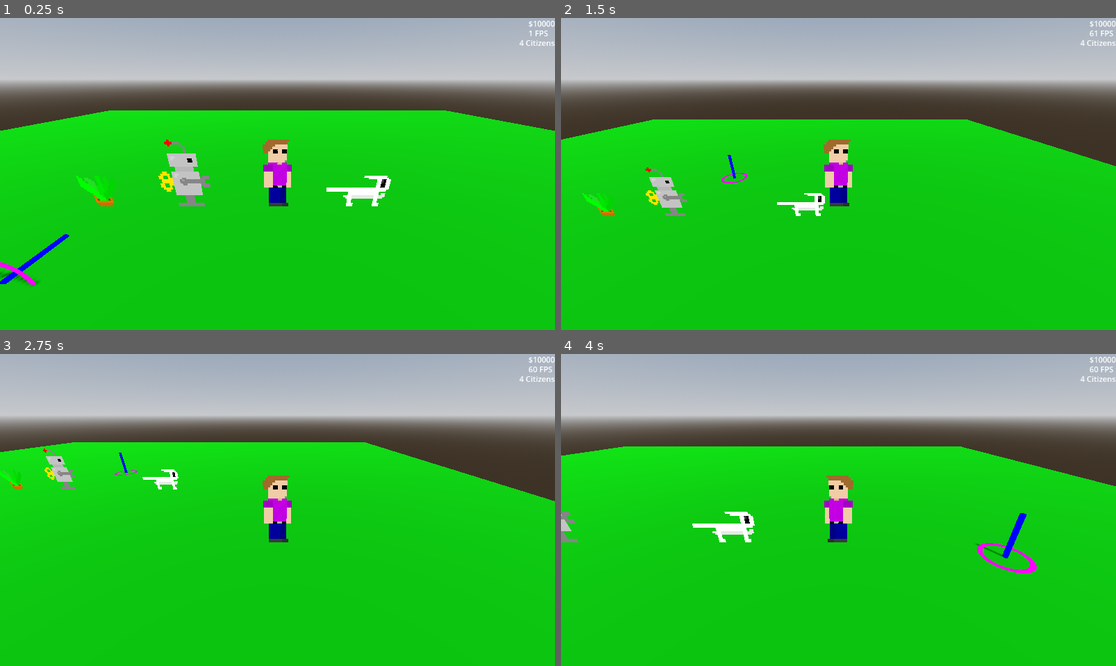
Above: before the commit, frames 1-4 (two rows, left to right).
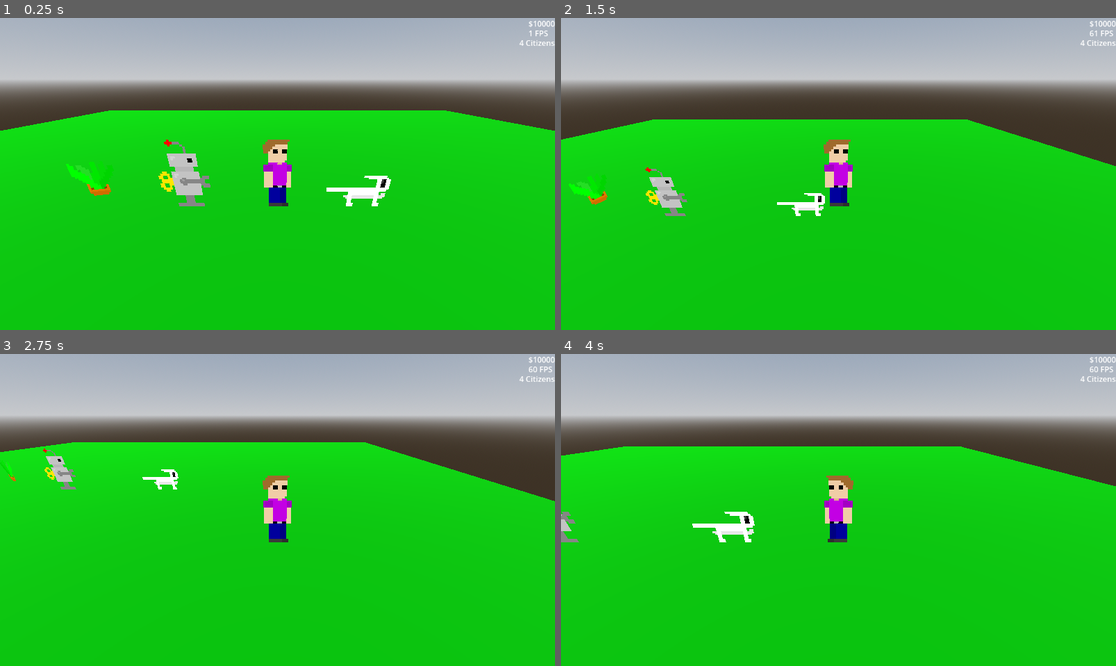
Above: after the commit, the same moments.

Repository: Jcodefox/ProjectCommonGround
Game: Godot game, scene res://scenes/world_3d.tscn
Same seed, same stepped clock (60 frames per second), same inputs: the game is played once before the commit and once after it.
Inputs (mouse positions are in pixels of both pictures, inside the frame that each line leads up to):
- Up to frame 1 (0.25 s): no input
- Up to frame 2 (1.5 s): move the mouse to (960, 158) at 0.52 s; hold D (right) 0.53-1.28 s; right-click (960, 158) at 0.6 s; click (960, 158) at 0.67 s; tap Space (jump) at 0.77 s; tap E (interact) at 0.8, 1.35 s; move the mouse to (727, 189) at 1.27 s; hold S (down) from 1.28 s (still down)
- Up to frame 3 (2.75 s): tap Space (jump) at 1.52 s; right-click (166, 525) at 1.55 s; move the mouse to (333, 441) at 2.02 s; release S (down) at 2.03 s; hold D (right) from 2.03 s (still down); right-click (333, 441) at 2.1 s; tap E (interact) at 2.3 s
- Up to frame 4 (4 s): move the mouse to (810, 572) at 2.77 s; release D (right) at 2.78 s; hold W (up) 2.78-3.53 s; tap E (interact) at 2.85, 3.8 s; click (810, 572) at 2.92 s; tap Space (jump) at 3.02, 3.77 s; right-click (810, 572) at 3.05 s; move the mouse to (1005, 556) at 3.52 s; hold A (left) from 3.53 s (still down); tap Mouse wheel down (scroll_down) at 3.6 s

The runs differ from the first frame. In frame 1, 0.7% of the frame differs, in the area x 0-21%, y 46-86%; in frame 2, 0.4%; in frame 3, 0.1%; in frame 4, 0.4%.

Commit message:
Add test resource and resource holding,

Diff:
--- /dev/null
+++ b/prefabs/building.tscn
@@ -0,0 +1,48 @@
+[gd_scene load_steps=6 format=3 uid="uid://bpas5rmacoeqg"]
+
+[ext_resource type="Script" path="res://scripts/building.gd" id="1_f3h87"]
+
+[sub_resource type="Gradient" id="Gradient_e0hen"]
+interpolation_mode = 1
+offsets = PackedFloat32Array(0, 0.911111)
+colors = PackedColorArray(0, 0, 0, 1, 1, 0, 0, 1)
+
+[sub_resource type="GradientTexture2D" id="GradientTexture2D_7cvx5"]
+gradient = SubResource("Gradient_e0hen")
+width = 256
+height = 256
+fill = 2
+fill_from = Vector2(0.5, 0.5)
+fill_to = Vector2(0, 0)
+repeat = 2
+
+[sub_resource type="StandardMaterial3D" id="StandardMaterial3D_alqwv"]
+albedo_texture = SubResource("GradientTexture2D_7cvx5")
+metallic_specular = 0.0
+emission_enabled = true
+emission_texture = SubResource("GradientTexture2D_7cvx5")
+uv1_triplanar = true
+texture_filter = 2
+
+[sub_resource type="BoxShape3D" id="BoxShape3D_q3bje"]
+size = Vector3(5, 0.01, 5)
+
+[node name="Building" type="CSGCombiner3D" groups=["building"]]
+material_override = SubResource("StandardMaterial3D_alqwv")
+collision_layer = 11
+collision_mask = 11
+script = ExtResource("1_f3h87")
+
+[node name="CSGBox3D" type="CSGBox3D" parent="."]
+
+[node name="CSGBox3D2" type="CSGBox3D" parent="."]
+operation = 2
+size = Vector3(0.9, 0.9, 0.9)
+
+[node name="PlacementArea" type="Area3D" parent="."]
+collision_layer = 4
+collision_mask = 4
+
+[node name="CollisionShape3D" type="CollisionShape3D" parent="PlacementArea"]
+transform = Transform3D(1, 0, 0, 0, 1, 0, 0, 0, 1, 0, 0.01, 0)
+shape = SubResource("BoxShape3D_q3bje")
--- /dev/null
+++ b/prefabs/cursor.tscn
@@ -0,0 +1,31 @@
+[gd_scene load_steps=5 format=3 uid="uid://bhba8emj4hbai"]
+
+[sub_resource type="StandardMaterial3D" id="StandardMaterial3D_1qqyy"]
+shading_mode = 0
+albedo_color = Color(1, 0, 1, 1)
+
+[sub_resource type="TorusMesh" id="TorusMesh_a23sj"]
+inner_radius = 0.4
+outer_radius = 0.5
+
+[sub_resource type="StandardMaterial3D" id="StandardMaterial3D_kiqob"]
+shading_mode = 0
+albedo_color = Color(0, 0, 1, 1)
+
+[sub_resource type="CylinderMesh" id="CylinderMesh_ddf7y"]
+top_radius = 0.05
+bottom_radius = 0.05
+height = 1.0
+
+[node name="Cursor" type="Node3D"]
+transform = Transform3D(1, 0, 0, 0, 1, 0, 0, 0, 1, -4, 0, 2)
+
+[node name="MeshInstance3D" type="MeshInstance3D" parent="."]
+transform = Transform3D(1, 0, 0, 0, 1.31134e-08, 1, 0, -0.1, 1.31134e-07, 0, 0, 0)
+material_override = SubResource("StandardMaterial3D_1qqyy")
+mesh = SubResource("TorusMesh_a23sj")
+
+[node name="MeshInstance3D2" type="MeshInstance3D" parent="."]
+transform = Transform3D(1, 0, 0, 0, 1.31134e-07, 1, 0, -1, 1.31134e-07, 0, 0, -0.5)
+material_override = SubResource("StandardMaterial3D_kiqob")
+mesh = SubResource("CylinderMesh_ddf7y")
--- /dev/null
+++ b/prefabs/player.tscn
@@ -0,0 +1,54 @@
+[gd_scene load_steps=7 format=3 uid="uid://dudyb8hofm2c2"]
+
+[ext_resource type="Script" path="res://scripts/player_3d.gd" id="1_e1gcc"]
+[ext_resource type="Texture2D" uid="uid://b5pf1viibjqmx" path="res://sprites/citizens.png" id="2_qvo8u"]
+
+[sub_resource type="CapsuleShape3D" id="CapsuleShape3D_m0r6p"]
+radius = 0.3
+height = 1.6
+
+[sub_resource type="Gradient" id="Gradient_af7ti"]
+interpolation_mode = 1
+colors = PackedColorArray(0, 0, 0, 1, 0, 0, 0, 0)
+
+[sub_resource type="GradientTexture2D" id="GradientTexture2D_5585g"]
+gradient = SubResource("Gradient_af7ti")
+fill = 1
+fill_from = Vector2(0.5, 0.5)
+fill_to = Vector2(0.730769, 0.217949)
+
+[sub_resource type="BoxShape3D" id="BoxShape3D_kwuec"]
+size = Vector3(1, 1.6, 1)
+
+[node name="Player" type="CharacterBody3D"]
+transform = Transform3D(1, 0, 0, 0, 1, 0, 0, 0, 1, 0, 0.801646, 0)
+script = ExtResource("1_e1gcc")
+
+[node name="CollisionShape3D" type="CollisionShape3D" parent="."]
+shape = SubResource("CapsuleShape3D_m0r6p")
+
+[node name="Sprite3D" type="Sprite3D" parent="."]
+pixel_size = 0.05
+billboard = 2
+texture_filter = 0
+texture = ExtResource("2_qvo8u")
+region_enabled = true
+region_rect = Rect2(0, 0, 32, 32)
+
+[node name="Camera3D" type="Camera3D" parent="."]
+transform = Transform3D(1, 0, 0, 0, 0.906308, 0.422618, 0, -0.422618, 0.906308, 0, 1.9, 4)
+
+[node name="Decal" type="Decal" parent="."]
+transform = Transform3D(1, 0, 0, 0, 1, 0, 0, 0, 1, 0, -1.79, 0)
+size = Vector3(1, 2, 1)
+texture_albedo = SubResource("GradientTexture2D_5585g")
+upper_fade = 0.01
+cull_mask = 2
+
+[node name="FloorLocator" type="RayCast3D" parent="."]
+target_position = Vector3(0, -20, 0)
+
+[node name="ItemCollector" type="Area3D" parent="."]
+
+[node name="CollisionShape3D" type="CollisionShape3D" parent="ItemCollector"]
+shape = SubResource("BoxShape3D_kwuec")
--- a/scenes/world_3d.tscn
+++ b/scenes/world_3d.tscn
@@ -1,9 +1,9 @@
-[gd_scene load_steps=22 format=3 uid="uid://dfnfokxxf00en"]
-
-[ext_resource type="Script" path="res://scripts/player_3d.gd" id="1_5d7m1"]
+[gd_scene load_steps=14 format=3 uid="uid://dfnfokxxf00en"]
+
+[ext_resource type="PackedScene" uid="uid://dudyb8hofm2c2" path="res://prefabs/player.tscn" id="1_egv2e"]
 [ext_resource type="Texture2D" uid="uid://b5pf1viibjqmx" path="res://sprites/citizens.png" id="1_nyyci"]
 [ext_resource type="Texture2D" uid="uid://oo2phbyljlvu" path="res://sprites/potted_plant.png" id="3_3g480"]
-[ext_resource type="Script" path="res://scripts/building.gd" id="4_qvm6t"]
+[ext_resource type="Script" path="res://scripts/floating.gd" id="3_ce36q"]
 
 [sub_resource type="ProceduralSkyMaterial" id="ProceduralSkyMaterial_p4etx"]
 sky_horizon_color = Color(0.64625, 0.65575, 0.67075, 1)
@@ -23,9 +23,7 @@
 albedo_color = Color(0, 0.384314, 0, 1)
 metallic_specular = 0.25
 
-[sub_resource type="CapsuleShape3D" id="CapsuleShape3D_m0r6p"]
-radius = 0.3
-height = 1.6
+[sub_resource type="SphereShape3D" id="SphereShape3D_3hi80"]
 
 [sub_resource type="Gradient" id="Gradient_af7ti"]
 interpolation_mode = 1
@@ -37,53 +35,13 @@
 fill_from = Vector2(0.5, 0.5)
 fill_to = Vector2(0.730769, 0.217949)
 
-[sub_resource type="SphereShape3D" id="SphereShape3D_3hi80"]
+[sub_resource type="CapsuleShape3D" id="CapsuleShape3D_m0r6p"]
+radius = 0.3
+height = 1.6
 
 [sub_resource type="CapsuleShape3D" id="CapsuleShape3D_ippaq"]
 radius = 0.2
 height = 0.8
-
-[sub_resource type="StandardMaterial3D" id="StandardMaterial3D_1qqyy"]
-shading_mode = 0
-albedo_color = Color(1, 0, 1, 1)
-
-[sub_resource type="TorusMesh" id="TorusMesh_a23sj"]
-inner_radius = 0.4
-outer_radius = 0.5
-
-[sub_resource type="StandardMaterial3D" id="StandardMaterial3D_kiqob"]
-shading_mode = 0
-albedo_color = Color(0, 0, 1, 1)
-
-[sub_resource type="CylinderMesh" id="CylinderMesh_ddf7y"]
-top_radius = 0.05
-bottom_radius = 0.05
-height = 1.0
-
-[sub_resource type="Gradient" id="Gradient_e0hen"]
-interpolation_mode = 1
-offsets = PackedFloat32Array(0, 0.911111)
-colors = PackedColorArray(0, 0, 0, 1, 1, 0, 0, 1)
-
-[sub_resource type="GradientTexture2D" id="GradientTexture2D_7cvx5"]
-gradient = SubResource("Gradient_e0hen")
-width = 256
-height = 256
-fill = 2
-fill_from = Vector2(0.5, 0.5)
-fill_to = Vector2(0, 0)
-repeat = 2
-
-[sub_resource type="StandardMaterial3D" id="StandardMaterial3D_alqwv"]
-albedo_texture = SubResource("GradientTexture2D_7cvx5")
-metallic_specular = 0.0
-emission_enabled = true
-emission_texture = SubResource("GradientTexture2D_7cvx5")
-uv1_triplanar = true
-texture_filter = 2
-
-[sub_resource type="BoxShape3D" id="BoxShape3D_q3bje"]
-size = Vector3(5, 0.01, 5)
 
 [node name="Node3D" type="Node3D"]
 
@@ -97,6 +55,7 @@
 
 [node name="CSGBox3D" type="CSGBox3D" parent="."]
 transform = Transform3D(1, 0, 0, 0, 1, 0, 0, 0, 1, 0, -0.5, 0)
+layers = 3
 use_collision = true
 collision_layer = 3
 collision_mask = 3
@@ -189,29 +148,7 @@
 visible = false
 layout_mode = 2
 
-[node name="Player" type="CharacterBody3D" parent="."]
-transform = Transform3D(1, 0, 0, 0, 1, 0, 0, 0, 1, 0, 0.801646, 0)
-script = ExtResource("1_5d7m1")
-
-[node name="CollisionShape3D" type="CollisionShape3D" parent="Player"]
-shape = SubResource("CapsuleShape3D_m0r6p")
-
-[node name="Sprite3D" type="Sprite3D" parent="Player"]
-pixel_size = 0.05
-billboard = 2
-texture_filter = 0
-texture = ExtResource("1_nyyci")
-region_enabled = true
-region_rect = Rect2(0, 0, 32, 32)
-
-[node name="Camera3D" type="Camera3D" parent="Player"]
-transform = Transform3D(1, 0, 0, 0, 0.906308, 0.422618, 0, -0.422618, 0.906308, 0, 1.9, 4)
-
-[node name="Decal" type="Decal" parent="Player"]
-transform = Transform3D(1, 0, 0, 0, 1, 0, 0, 0, 1, 0, -1.79, 0)
-size = Vector3(1, 2, 1)
-texture_albedo = SubResource("GradientTexture2D_5585g")
-upper_fade = 0.01
+[node name="Player" parent="." instance=ExtResource("1_egv2e")]
 
 [node name="CharacterBody3D2" type="CharacterBody3D" parent="."]
 transform = Transform3D(1, 0, 0, 0, 1, 0, 0, 0, 1, 2, 0.8, 0)
@@ -234,6 +171,7 @@
 size = Vector3(1, 2, 1)
 texture_albedo = SubResource("GradientTexture2D_5585g")
 upper_fade = 0.01
+cull_mask = 2
 
 [node name="CharacterBody3D3" type="CharacterBody3D" parent="."]
 transform = Transform3D(1, 0, 0, 0, 1, 0, 0, 0, 1, -2, 0.8, 0)
@@ -254,54 +192,229 @@
 size = Vector3(1, 2, 1)
 texture_albedo = SubResource("GradientTexture2D_5585g")
 upper_fade = 0.01
-
-[node name="Plant" type="CharacterBody3D" parent="."]
-transform = Transform3D(1, 0, 0, 0, 1, 0, 0, 0, 1, -4, 0.4, 0)
+cull_mask = 2
+
+[node name="Plant" type="Area3D" parent="." groups=["item"]]
+transform = Transform3D(1, 0, 0, 0, 1, 0, 0, 0, 1, -4, 0.4, 0)
+monitoring = false
+script = ExtResource("3_ce36q")
 
 [node name="CollisionShape3D" type="CollisionShape3D" parent="Plant"]
+transform = Transform3D(1, 0, 0, 0, 1, 0, 0, 0, 1, 0, 0.4, 0)
 shape = SubResource("CapsuleShape3D_ippaq")
 
 [node name="Sprite3D" type="Sprite3D" parent="Plant"]
-pixel_size = 0.05
-billboard = 2
-texture_filter = 0
-texture = ExtResource("3_3g480")
-
-[node name="Decal" type="Decal" parent="Plant"]
-transform = Transform3D(1, 0, 0, 0, 1, 0, 0, 0, 1, 0, -1.38835, 0)
-size = Vector3(1, 2, 1)
-texture_albedo = SubResource("GradientTexture2D_5585g")
-upper_fade = 0.01
-
-[node name="Cursor" type="Node3D" parent="."]
-transform = Transform3D(1, 0, 0, 0, 1, 0, 0, 0, 1, -4, 0, 2)
-
-[node name="MeshInstance3D" type="MeshInstance3D" parent="Cursor"]
-transform = Transform3D(1, 0, 0, 0, 1.31134e-08, 1, 0, -0.1, 1.31134e-07, 0, 0, 0)
-material_override = SubResource("StandardMaterial3D_1qqyy")
-mesh = SubResource("TorusMesh_a23sj")
-
-[node name="MeshInstance3D2" type="MeshInstance3D" parent="Cursor"]
-transform = Transform3D(1, 0, 0, 0, 1.31134e-07, 1, 0, -1, 1.31134e-07, 0, 0, -0.5)
-material_override = SubResource("StandardMaterial3D_kiqob")
-mesh = SubResource("CylinderMesh_ddf7y")
-
-[node name="Building" type="CSGCombiner3D" parent="." groups=["building"]]
-material_override = SubResource("StandardMaterial3D_alqwv")
-collision_layer = 11
-collision_mask = 11
-script = ExtResource("4_qvm6t")
-
-[node name="CSGBox3D" type="CSGBox3D" parent="Building"]
-
-[node name="CSGBox3D2" type="CSGBox3D" parent="Building"]
-operation = 2
-size = Vector3(0.9, 0.9, 0.9)
-
-[node name="PlacementArea" type="Area3D" parent="Building"]
-collision_layer = 4
-collision_mask = 4
-
-[node name="CollisionShape3D" type="CollisionShape3D" parent="Building/PlacementArea"]
-transform = Transform3D(1, 0, 0, 0, 1, 0, 0, 0, 1, 0, 0.01, 0)
-shape = SubResource("BoxShape3D_q3bje")
+transform = Transform3D(1, 0, 0, 0, 1, 0, 0, 0, 1, 0, 0.4, 0)
+pixel_size = 0.05
+texture_filter = 0
+texture = ExtResource("3_3g480")
+
+[node name="Shadow" type="Decal" parent="Plant"]
+transform = Transform3D(1, 0, 0, 0, 1, 0, 0, 0, 1, 0, -1.38835, 0)
+size = Vector3(1, 2, 1)
+texture_albedo = SubResource("GradientTexture2D_5585g")
+upper_fade = 0.01
+cull_mask = 2
+
+[node name="NoGrabCooldown" type="Timer" parent="Plant"]
+one_shot = true
+
+[node name="Plant2" type="Area3D" parent="." groups=["item"]]
+transform = Transform3D(1, 0, 0, 0, 1, 0, 0, 0, 1, -4, 0.4, 0)
+monitoring = false
+script = ExtResource("3_ce36q")
+
+[node name="CollisionShape3D" type="CollisionShape3D" parent="Plant2"]
+transform = Transform3D(1, 0, 0, 0, 1, 0, 0, 0, 1, 0, 0.4, 0)
+shape = SubResource("CapsuleShape3D_ippaq")
+
+[node name="Sprite3D" type="Sprite3D" parent="Plant2"]
+transform = Transform3D(1, 0, 0, 0, 1, 0, 0, 0, 1, 0, 0.4, 0)
+pixel_size = 0.05
+texture_filter = 0
+texture = ExtResource("3_3g480")
+
+[node name="Shadow" type="Decal" parent="Plant2"]
+transform = Transform3D(1, 0, 0, 0, 1, 0, 0, 0, 1, 0, -1.38835, 0)
+size = Vector3(1, 2, 1)
+texture_albedo = SubResource("GradientTexture2D_5585g")
+upper_fade = 0.01
+cull_mask = 2
+
+[node name="NoGrabCooldown" type="Timer" parent="Plant2"]
+one_shot = true
+
+[node name="Plant3" type="Area3D" parent="." groups=["item"]]
+transform = Transform3D(1, 0, 0, 0, 1, 0, 0, 0, 1, -4, 0.4, 0)
+monitoring = false
+script = ExtResource("3_ce36q")
+
+[node name="CollisionShape3D" type="CollisionShape3D" parent="Plant3"]
+transform = Transform3D(1, 0, 0, 0, 1, 0, 0, 0, 1, 0, 0.4, 0)
+shape = SubResource("CapsuleShape3D_ippaq")
+
+[node name="Sprite3D" type="Sprite3D" parent="Plant3"]
+transform = Transform3D(1, 0, 0, 0, 1, 0, 0, 0, 1, 0, 0.4, 0)
+pixel_size = 0.05
+texture_filter = 0
+texture = ExtResource("3_3g480")
+
+[node name="Shadow" type="Decal" parent="Plant3"]
+transform = Transform3D(1, 0, 0, 0, 1, 0, 0, 0, 1, 0, -1.38835, 0)
+size = Vector3(1, 2, 1)
+texture_albedo = SubResource("GradientTexture2D_5585g")
+upper_fade = 0.01
+cull_mask = 2
+
+[node name="NoGrabCooldown" type="Timer" parent="Plant3"]
+one_shot = true
+
+[node name="Plant4" type="Area3D" parent="." groups=["item"]]
+transform = Transform3D(1, 0, 0, 0, 1, 0, 0, 0, 1, -4, 0.4, 0)
+monitoring = false
+script = ExtResource("3_ce36q")
+
+[node name="CollisionShape3D" type="CollisionShape3D" parent="Plant4"]
+transform = Transform3D(1, 0, 0, 0, 1, 0, 0, 0, 1, 0, 0.4, 0)
+shape = SubResource("CapsuleShape3D_ippaq")
+
+[node name="Sprite3D" type="Sprite3D" parent="Plant4"]
+transform = Transform3D(1, 0, 0, 0, 1, 0, 0, 0, 1, 0, 0.4, 0)
+pixel_size = 0.05
+texture_filter = 0
+texture = ExtResource("3_3g480")
+
+[node name="Shadow" type="Decal" parent="Plant4"]
+transform = Transform3D(1, 0, 0, 0, 1, 0, 0, 0, 1, 0, -1.38835, 0)
+size = Vector3(1, 2, 1)
+texture_albedo = SubResource("GradientTexture2D_5585g")
+upper_fade = 0.01
+cull_mask = 2
+
+[node name="NoGrabCooldown" type="Timer" parent="Plant4"]
+one_shot = true
+
+[node name="Plant5" type="Area3D" parent="." groups=["item"]]
+transform = Transform3D(1, 0, 0, 0, 1, 0, 0, 0, 1, -4, 0.4, 0)
+monitoring = false
+script = ExtResource("3_ce36q")
+
+[node name="CollisionShape3D" type="CollisionShape3D" parent="Plant5"]
+transform = Transform3D(1, 0, 0, 0, 1, 0, 0, 0, 1, 0, 0.4, 0)
+shape = SubResource("CapsuleShape3D_ippaq")
+
+[node name="Sprite3D" type="Sprite3D" parent="Plant5"]
+transform = Transform3D(1, 0, 0, 0, 1, 0, 0, 0, 1, 0, 0.4, 0)
+pixel_size = 0.05
+texture_filter = 0
+texture = ExtResource("3_3g480")
+
+[node name="Shadow" type="Decal" parent="Plant5"]
+transform = Transform3D(1, 0, 0, 0, 1, 0, 0, 0, 1, 0, -1.38835, 0)
+size = Vector3(1, 2, 1)
+texture_albedo = SubResource("GradientTexture2D_5585g")
+upper_fade = 0.01
+cull_mask = 2
+
+[node name="NoGrabCooldown" type="Timer" parent="Plant5"]
+one_shot = true
+
+[node name="Plant6" type="Area3D" parent="." groups=["item"]]
+transform = Transform3D(1, 0, 0, 0, 1, 0, 0, 0, 1, -4, 0.4, 0)
+monitoring = false
+script = ExtResource("3_ce36q")
+
+[node name="CollisionShape3D" type="CollisionShape3D" parent="Plant6"]
+transform = Transform3D(1, 0, 0, 0, 1, 0, 0, 0, 1, 0, 0.4, 0)
+shape = SubResource("CapsuleShape3D_ippaq")
+
+[node name="Sprite3D" type="Sprite3D" parent="Plant6"]
+transform = Transform3D(1, 0, 0, 0, 1, 0, 0, 0, 1, 0, 0.4, 0)
+pixel_size = 0.05
+texture_filter = 0
+texture = ExtResource("3_3g480")
+
+[node name="Shadow" type="Decal" parent="Plant6"]
+transform = Transform3D(1, 0, 0, 0, 1, 0, 0, 0, 1, 0, -1.38835, 0)
+size = Vector3(1, 2, 1)
+texture_albedo = SubResource("GradientTexture2D_5585g")
+upper_fade = 0.01
+cull_mask = 2
+
+[node name="NoGrabCooldown" type="Timer" parent="Plant6"]
+one_shot = true
+
+[node name="Plant7" type="Area3D" parent="." groups=["item"]]
+transform = Transform3D(1, 0, 0, 0, 1, 0, 0, 0, 1, -4, 0.4, 0)
+monitoring = false
+script = ExtResource("3_ce36q")
+
+[node name="CollisionShape3D" type="CollisionShape3D" parent="Plant7"]
+transform = Transform3D(1, 0, 0, 0, 1, 0, 0, 0, 1, 0, 0.4, 0)
+shape = SubResource("CapsuleShape3D_ippaq")
+
+[node name="Sprite3D" type="Sprite3D" parent="Plant7"]
+transform = Transform3D(1, 0, 0, 0, 1, 0, 0, 0, 1, 0, 0.4, 0)
+pixel_size = 0.05
+texture_filter = 0
+texture = ExtResource("3_3g480")
+
+[node name="Shadow" type="Decal" parent="Plant7"]
+transform = Transform3D(1, 0, 0, 0, 1, 0, 0, 0, 1, 0, -1.38835, 0)
+size = Vector3(1, 2, 1)
+texture_albedo = SubResource("GradientTexture2D_5585g")
+upper_fade = 0.01
+cull_mask = 2
+
+[node name="NoGrabCooldown" type="Timer" parent="Plant7"]
+one_shot = true
+
+[node name="Plant8" type="Area3D" parent="." groups=["item"]]
+transform = Transform3D(1, 0, 0, 0, 1, 0, 0, 0, 1, -4, 0.4, 0)
+monitoring = false
+script = ExtResource("3_ce36q")
+
+[node name="CollisionShape3D" type="CollisionShape3D" parent="Plant8"]
+transform = Transform3D(1, 0, 0, 0, 1, 0, 0, 0, 1, 0, 0.4, 0)
+shape = SubResource("CapsuleShape3D_ippaq")
+
+[node name="Sprite3D" type="Sprite3D" parent="Plant8"]
+transform = Transform3D(1, 0, 0, 0, 1, 0, 0, 0, 1, 0, 0.4, 0)
+pixel_size = 0.05
+texture_filter = 0
+texture = ExtResource("3_3g480")
+
+[node name="Shadow" type="Decal" parent="Plant8"]
+transform = Transform3D(1, 0, 0, 0, 1, 0, 0, 0, 1, 0, -1.38835, 0)
+size = Vector3(1, 2, 1)
+texture_albedo = SubResource("GradientTexture2D_5585g")
+upper_fade = 0.01
+cull_mask = 2
+
+[node name="NoGrabCooldown" type="Timer" parent="Plant8"]
+one_shot = true
+
+[node name="Plant9" type="Area3D" parent="." groups=["item"]]
+transform = Transform3D(1, 0, 0, 0, 1, 0, 0, 0, 1, -4, 0.4, 0)
+monitoring = false
+script = ExtResource("3_ce36q")
+
+[node name="CollisionShape3D" type="CollisionShape3D" parent="Plant9"]
+transform = Transform3D(1, 0, 0, 0, 1, 0, 0, 0, 1, 0, 0.4, 0)
+shape = SubResource("CapsuleShape3D_ippaq")
+
+[node name="Sprite3D" type="Sprite3D" parent="Plant9"]
+transform = Transform3D(1, 0, 0, 0, 1, 0, 0, 0, 1, 0, 0.4, 0)
+pixel_size = 0.05
+texture_filter = 0
+texture = ExtResource("3_3g480")
+
+[node name="Shadow" type="Decal" parent="Plant9"]
+transform = Transform3D(1, 0, 0, 0, 1, 0, 0, 0, 1, 0, -1.38835, 0)
+size = Vector3(1, 2, 1)
+texture_albedo = SubResource("GradientTexture2D_5585g")
+upper_fade = 0.01
+cull_mask = 2
+
+[node name="NoGrabCooldown" type="Timer" parent="Plant9"]
+one_shot = true
--- a/scripts/building.gd
+++ b/scripts/building.gd
@@ -76,7 +76,6 @@
 			var new_door := door_prefab.instantiate()
 			result["collider"].add_child(new_door)
 			new_door.global_position = result["position"]
-			print(result["collider"].get_children())
 			if tmp_result["normal"] != Vector3.UP and tmp_result["normal"] != Vector3.DOWN:
 				new_door.look_at(cursor.position + tmp_result["normal"])
 			else:
--- /dev/null
+++ b/scripts/floating.gd
@@ -0,0 +1,8 @@
+extends Node3D
+
+var time: float = 0.0
+
+func _physics_process(delta):
+	$Sprite3D.position.y = sin(time) * 0.25 + 0.25
+	$Sprite3D.rotate_y(delta)
+	time += delta
--- a/scripts/player_3d.gd
+++ b/scripts/player_3d.gd
@@ -5,6 +5,8 @@
 
 # Get the gravity from the project settings to be synced with RigidBody nodes.
 var gravity = ProjectSettings.get_setting("physics/3d/default_gravity")
+
+var held_items: Array[Node3D] = []
 
 func _physics_process(delta):
 	# Add the gravity.
@@ -31,3 +33,21 @@
 		velocity.z = move_toward(velocity.z, 0, SPEED)
 
 	move_and_slide()
+
+	for i in range(held_items.size()):
+		held_items[i].position = position + Vector3(0, 1.2 + 0.8 * i, 0)
+	if Input.is_action_just_pressed("interact"):
+		if held_items.size() > 0:
+			$FloorLocator.force_raycast_update()
+			var dropped_item: Node3D = held_items.pop_back()
+			if $FloorLocator.is_colliding():
+				dropped_item.position = $FloorLocator.get_collision_point() + Vector3(0.0, 0.4, 0.0)
+			dropped_item.get_node("NoGrabCooldown").start(1)
+	for area in $ItemCollector.get_overlapping_areas():
+		collect(area)
+
+func collect(area: Area3D):
+	if area.is_in_group("item") and not area in held_items:
+		if not area.get_node("NoGrabCooldown").is_stopped():
+			return
+		held_items.push_back(area)
